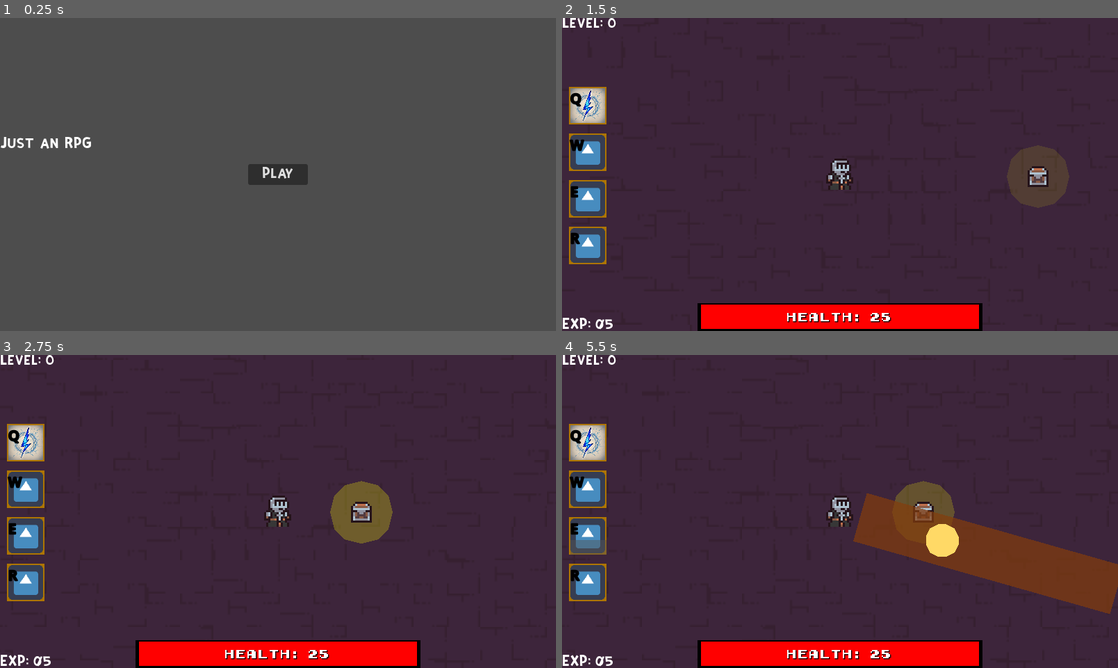
Above: before the commit, frames 1-4 (two rows, left to right).
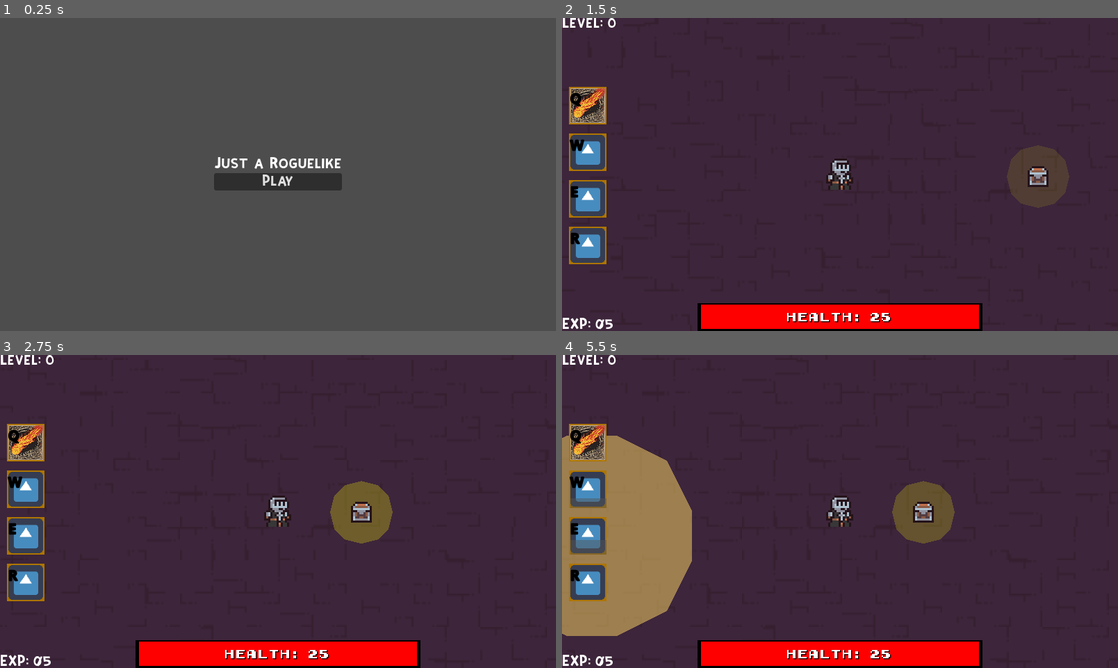
Above: after the commit, the same moments.

Repository: sakata24/Magus-Exo
Game: Godot game, scene res://HUDs/Home.tscn
Same seed, same stepped clock (60 frames per second), same inputs: the game is played once before the commit and once after it. The engine's default icon, where the game draws it, is replaced by a stand-in: a white triangle on a blue panel in a dark square.
Inputs (mouse positions are in pixels of both pictures, inside the frame that each line leads up to):
- Up to frame 1 (0.25 s): no input
- Up to frame 2 (1.5 s): click "Play" at 0.5 s; tap Enter at 1.25 s; drag from (589, 105) to (1040, 177) at 1.27 s
- Up to frame 3 (2.75 s): tap Space (Space) at 2 s; drag from (27, 489) to (478, 514) at 2.02 s
- Up to frame 4 (5.5 s): tap Enter at 2.75 s; move the mouse to (589, 536) at 2.77 s; hold R (R) 2.78-3.5 s; click (589, 536) at 2.92 s; tap W (W) at 3.05 s; drag from (589, 583) to (673, 464) at 3.52 s; move the mouse to (1006, 558) at 4.27 s; hold E (E) 4.28-5 s; click (1006, 558) at 4.42 s; tap Q (Q) at 4.55 s; drag from (673, 464) to (756, 433) at 5.02 s

The runs differ from the first frame. In frame 1, 1.9% of the frame differs, in the area x 0-62%, y 38-56%; in frame 2, 0.6%; in frame 3, 0.6%; in frame 4, 18%, in the area x 0-100%, y 22-90%.

Commit message:
worked on skill selector, must change weird code to signal related code

Diff:
--- a/Abilities/Reactions/Blast.gd
+++ b/Abilities/Reactions/Blast.gd
@@ -6,6 +6,7 @@
 	self.scale = self.scale/get_parent().scale
 
 func init(sunderParent, entropyParent):
+	self.position = sunderParent.position
 	dmg = sunderParent.dmg + entropyParent.dmg
 	for n in range(1, 9):
 		get_node(str("Projectile", n)).init(450, dmg, self)
--- a/Abilities/Spell.gd
+++ b/Abilities/Spell.gd
@@ -71,3 +71,11 @@
 
 func _on_LifetimeTimer_timeout():
 	UniversalSkills.perform_despawn(self, null)
+
+func on_spellBody_entered_override(body):
+	if body.name != "Player":
+		if body.is_in_group("skills"):
+			print("reaction with " + body.element + " + " + self.element)
+			set_collision_layer_value(3, false)
+			set_collision_mask_value(3, false)
+			UniversalSkills.perform_reaction(body, self)
--- a/Characters/Player.gd
+++ b/Characters/Player.gd
@@ -4,6 +4,8 @@
 
 @export var sunder_dmg_boost = 1.0
 @export var sunder_extra_casts = 0
+var remainingCasts = 0
+var skillRef = null
 
 @export var entropy_speed_boost = 1.0
 @export var entropy_crit_chance = 0.0
@@ -17,7 +19,7 @@
 @export var flow_cooldown_reduction = 1.0
 @export var flow_spell_copies = 0
 
-@export var wither_lifetime_increase = 1.0
+@export var wither_lifetime_boost = 1.0
 @export var wither_size_boost = 1.0
 
 var projectileLoad = preload("res://Abilities/Bullet.tscn")
@@ -58,7 +60,7 @@
 var upgradesChosen = []
 
 # to be changed when the player equips different skills
-var equippedSkills = ["charge", "crack", "fissure", "displace"]
+var equippedSkills = ["bolt", "storm", "fissure", "decay"]
 
 var skillReady = [true, true, true, true]
 # the amt of physics processes to occur before ability to use the skill again
@@ -210,6 +212,34 @@
 		# spawn the spell and initialize it
 		get_parent().add_child(spell)
 		spell.init(ability, castTarget, self)
+	if ability["element"] == "sunder" and sunder_extra_casts > 0:
+		remainingCasts = sunder_extra_casts
+		skillRef = skill
+		$MultiCastTimer.start()
+
+func _on_multi_cast_timer_timeout():
+	if remainingCasts > 0:
+		var ability = UniversalSkills._get_ability(skillRef)
+		if ability["type"] == "bullet":
+			# load the projectile
+			var projectile = projectileLoad.instantiate()
+			# spawn the projectile and initialize it
+			get_parent().add_child(projectile)
+			projectile.position = $ProjectilePivot/ProjectileSpawnPos.global_position
+			projectile.init(ability, castTarget, self)
+			# calculates the projectiles direction
+			projectile.velocity = (castTarget - projectile.position).normalized()
+		elif ability["type"] == "spell":
+			# load the spell
+			var spell = spellLoad.instantiate()
+			# spawn the spell and initialize it
+			get_parent().add_child(spell)
+			spell.init(ability, castTarget, self)
+		remainingCasts -= 1
+		$MultiCastTimer.start()
+	else:
+		skillRef = null
+
 
 func gain_xp(amount):
 	xp += amount
@@ -250,7 +280,7 @@
 				if UniversalSkills.skillDict[equippedSkills[i]]["element"] == "flow":
 					skillCD[i] *= 0.9
 		9: flow_spell_copies += 1
-		10: wither_lifetime_increase += 0.1
+		10: wither_lifetime_boost += 0.1
 		11: wither_size_boost += 0.1
 		_: pass
 	print("upgraded: ", upgrade_int)
--- a/Characters/Player.tscn
+++ b/Characters/Player.tscn
@@ -30,6 +30,9 @@
 [node name="CastTimer" type="Timer" parent="."]
 wait_time = 0.15
 
+[node name="MultiCastTimer" type="Timer" parent="."]
+wait_time = 0.15
+
 [node name="ProjectilePivot" type="Node2D" parent="."]
 rotation = -6.28319
 
@@ -37,3 +40,4 @@
 position = Vector2(2, 8.93276e-06)
 
 [connection signal="timeout" from="DashTimer" to="." method="_on_dash_timer_timeout"]
+[connection signal="timeout" from="MultiCastTimer" to="." method="_on_multi_cast_timer_timeout"]
--- a/HUDs/Home.tscn
+++ b/HUDs/Home.tscn
@@ -24,27 +24,27 @@
 [node name="Home" type="CanvasLayer"]
 script = ExtResource("1")
 
-[node name="Title" type="Label" parent="."]
-anchors_preset = -1
-anchor_top = 0.4
-anchor_right = 1.0
-anchor_bottom = 0.4
-offset_top = -7.0
-offset_bottom = 7.0
-theme_override_fonts/font = SubResource("1")
-text = "Just an RPG"
-
-[node name="StartButton" type="Button" parent="."]
+[node name="VBoxContainer" type="VBoxContainer" parent="."]
 anchors_preset = 8
 anchor_left = 0.5
 anchor_top = 0.5
 anchor_right = 0.5
 anchor_bottom = 0.5
-offset_left = -43.0
-offset_top = -15.0
-offset_right = 43.0
-offset_bottom = 15.0
+offset_left = -66.5
+offset_top = -23.0
+offset_right = 66.5
+offset_bottom = 23.0
+grow_horizontal = 2
+grow_vertical = 2
+
+[node name="Title" type="Label" parent="VBoxContainer"]
+layout_mode = 2
+theme_override_fonts/font = SubResource("1")
+text = "Just a Roguelike"
+
+[node name="StartButton" type="Button" parent="VBoxContainer"]
+layout_mode = 2
 theme_override_fonts/font = SubResource("2")
 text = "Play"
 
-[connection signal="pressed" from="StartButton" to="." method="_on_StartButton_pressed"]
+[connection signal="pressed" from="VBoxContainer/StartButton" to="." method="_on_StartButton_pressed"]
--- a/HUDs/Menu.gd
+++ b/HUDs/Menu.gd
@@ -1,10 +1,29 @@
 extends CanvasLayer
 
+signal skill_changed(idx, newSkill)
+
 func _ready():
-	pass
+	var skillDict = UniversalSkills.get_skills()
+	for skill in skillDict:
+		$VBoxContainer2/OptionButton.add_item(skill)
+		$VBoxContainer2/OptionButton2.add_item(skill)
+		$VBoxContainer2/OptionButton3.add_item(skill)
+		$VBoxContainer2/OptionButton4.add_item(skill)
 
 func _on_QuitButton_pressed():
 	$QuitConfirm.popup()
 
 func _on_QuitConfirm_confirmed():
 	get_tree().quit()
+
+func _on_option_button_item_selected(index):
+	get_node("../Player").equippedSkills[0] = $VBoxContainer2/OptionButton.get_item_text(index)
+
+func _on_option_button_2_item_selected(index):
+	get_node("../Player").equippedSkills[1] = $VBoxContainer2/OptionButton2.get_item_text(index)
+
+func _on_option_button_3_item_selected(index):
+	get_node("../Player").equippedSkills[2] = $VBoxContainer2/OptionButton3.get_item_text(index)
+
+func _on_option_button_4_item_selected(index):
+	get_node("../Player").equippedSkills[3] = $VBoxContainer2/OptionButton4.get_item_text(index)
--- a/HUDs/Menu.tscn
+++ b/HUDs/Menu.tscn
@@ -75,5 +75,31 @@
 theme_override_fonts/font = SubResource("3")
 text = "QUIT"
 
+[node name="VBoxContainer2" type="VBoxContainer" parent="."]
+anchors_preset = 4
+anchor_top = 0.5
+anchor_bottom = 0.5
+offset_left = 10.0
+offset_top = -46.0
+offset_right = 55.0
+offset_bottom = 46.0
+grow_vertical = 2
+
+[node name="OptionButton" type="OptionButton" parent="VBoxContainer2"]
+layout_mode = 2
+
+[node name="OptionButton2" type="OptionButton" parent="VBoxContainer2"]
+layout_mode = 2
+
+[node name="OptionButton3" type="OptionButton" parent="VBoxContainer2"]
+layout_mode = 2
+
+[node name="OptionButton4" type="OptionButton" parent="VBoxContainer2"]
+layout_mode = 2
+
 [connection signal="confirmed" from="QuitConfirm" to="." method="_on_QuitConfirm_confirmed"]
 [connection signal="pressed" from="VBoxContainer/QuitButton" to="." method="_on_QuitButton_pressed"]
+[connection signal="item_selected" from="VBoxContainer2/OptionButton" to="." method="_on_option_button_item_selected"]
+[connection signal="item_selected" from="VBoxContainer2/OptionButton2" to="." method="_on_option_button_2_item_selected"]
+[connection signal="item_selected" from="VBoxContainer2/OptionButton3" to="." method="_on_option_button_3_item_selected"]
+[connection signal="item_selected" from="VBoxContainer2/OptionButton4" to="." method="_on_option_button_4_item_selected"]
--- a/Main.gd
+++ b/Main.gd
@@ -20,6 +20,7 @@
 	$Player.connect("cooling_down", Callable($HUD, "_set_cd"))
 	$Player.connect("player_hit", Callable($HUD, "_set_health"))
 	$Player.connect("player_hit", Callable(self, "_check_death"))
+	$Menu.connect("skill_changed", Callable(self, "_change_skills"))
 	init_rooms()
 
 func init_rooms():
--- a/UniversalSkills.gd
+++ b/UniversalSkills.gd
@@ -106,6 +106,7 @@
 			# create a timer that will tick at a time relevant to the amount of enemies in area, as well as dmg
 			ability.modulate.a = 0.5
 			ability.disconnect("body_entered", ability._on_SpellBody_body_entered)
+			ability.connect("body_entered", ability.on_spellBody_entered_override)
 			var timer = Timer.new()
 			timer.wait_time = 0.5
 			ability.add_child(timer)
@@ -167,7 +168,6 @@
 		match ability.abilityID:
 			"displace":
 				# remove target's ability to move and force their velocity to the bullet's
-				print(target)
 				target.canMove = false
 				target.velocity = ability.get_velocity() * 100
 				ability.queue_free()
@@ -178,6 +178,15 @@
 				await timer.timeout
 				target.canMove = true
 				target.velocity = Vector2.ZERO
+			"decay":
+				target.speed *= 0.5
+				ability.queue_free()
+				var timer = Timer.new()
+				timer.wait_time = 0.5
+				target.add_child(timer)
+				timer.start()
+				await timer.timeout
+				target.speed *= 2
 			_:
 				print("simple despawn")
 				ability.queue_free()
@@ -194,12 +203,16 @@
 			# BLAST: Spawn projectiles randomly and radiate them outwards
 			var blast = blastScene.instantiate()
 			blast.init(collider, collided)
-			collided.add_child(blast)
+			collided.add_sibling(blast)
+			collided.get_node("TimeoutTimer").paused = false
+			collided.get_node("LifetimeTimer").paused = false
 		"entropy" + "sunder":
 			# BLAST: Spawn projectiles randomly and radiate them outwards
 			var blast = blastScene.instantiate()
 			blast.init(collider, collided)
-			collided.add_child(blast)
+			collided.add_sibling(blast)
+			collided.get_node("TimeoutTimer").paused = false
+			collided.get_node("LifetimeTimer").paused = false
 		"construct" + "sunder":
 			# SHATTER: Disable construct ability and create an explosion
 			var shatter = shatterScene.instantiate()
Not shown, changed: Resources/abilitysheet.txt
Not shown, added: JustAnRPG.exe
Not shown, added: JustAnRPG.pck
